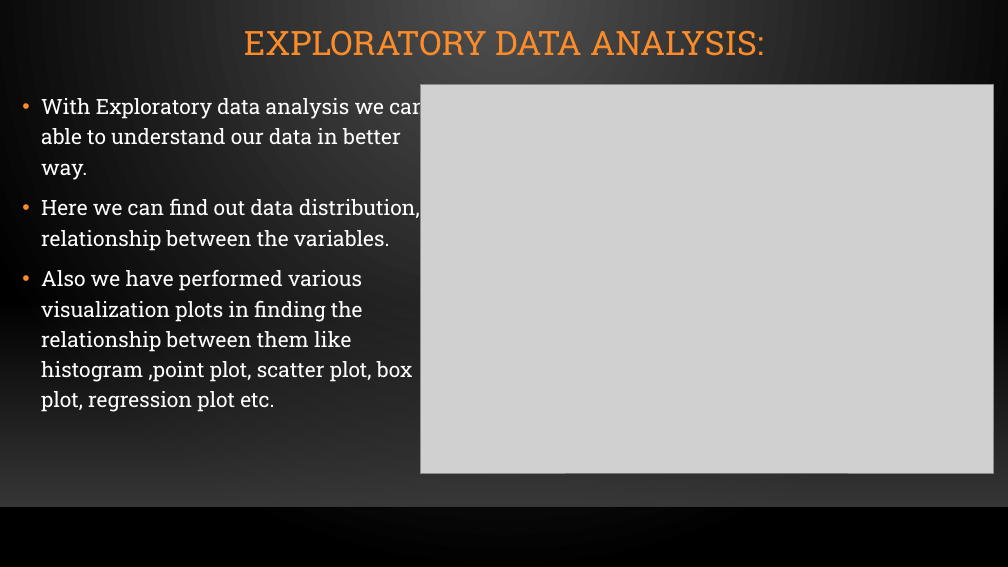
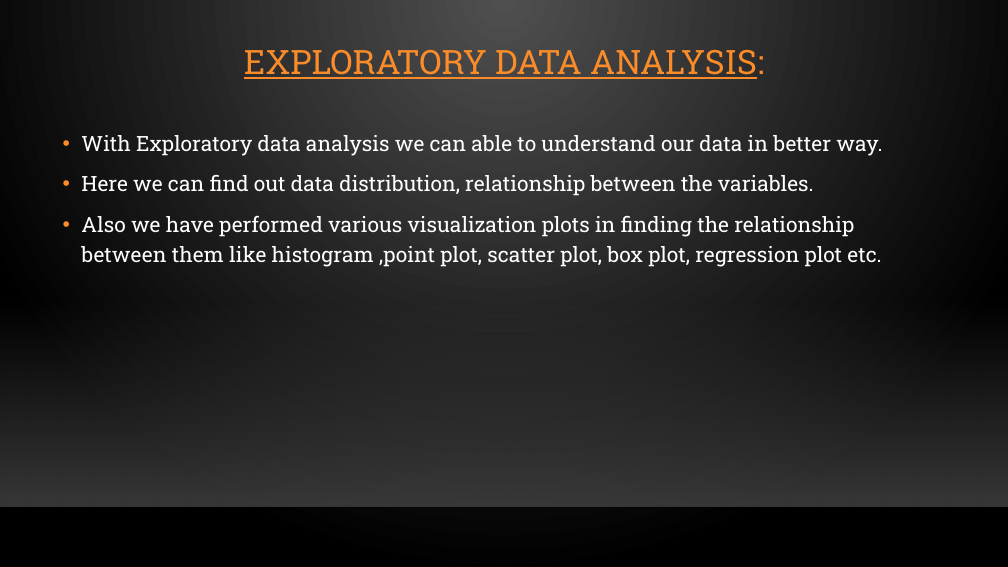
Before and after one commit to Pavankumar327/Projects-, a slide deck: slide 10 of Data Analytics Associate final project -DIABETES DISEASE PREDICTION.pptx (slide 9 before the commit). Drawn at 1008x567 pixels with LibreOffice and Linux fonts; fonts in the diff are those of the drawing; grey boxes stand for pictures; background and template pictures are left out. Boxes give left, top, right and bottom in pixels: in the first picture for what was removed or moved away, otherwise in the second. Text is boxed around its words. In the diff, an @@ line names an element or a change of style, - is before the commit and + after.

```diff
--- a/Data Analytics Associate final project -DIABETES DISEASE PREDICTION.pptx
+++ b/Data Analytics Associate final project -DIABETES DISEASE PREDICTION.pptx
@@ title "EXPLORATORY DATA ANALYSIS:": place and size @@
-title "EXPLORATORY DATA ANALYSIS:" at [244,30,764,56]
+title "EXPLORATORY DATA ANALYSIS:" at [244,50,764,79]
@@ title "EXPLORATORY DATA ANALYSIS:" at [244,50,764,79]: underline on @@
@@ picture removed at [420,85,994,473] @@
@@ text "With Exploratory data analysis we ..." rewrapped from [41,95,426,412] to [81,135,882,267] @@
```
Also in this commit, not shown: 10 other slides changed, 4 slides added, 2 slides removed.
